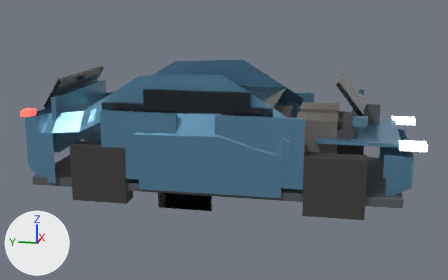
The glTF model assets/models/compact_crossover_lod.glb as it was, and as the next commit left it.
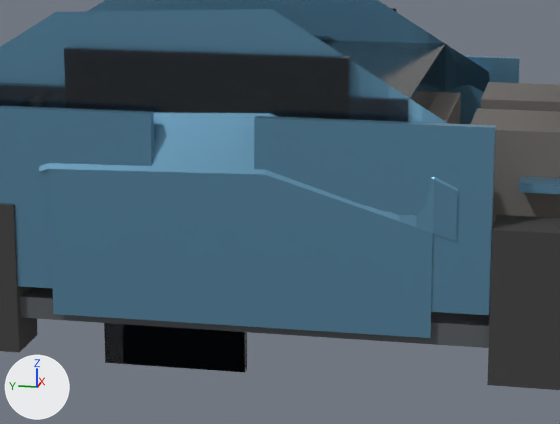
Old and new are each drawn whole from a camera (50 mm lens) standing at (-7.89, -1.6, 2.61) and looking at (0.0, -0.03, 0.64) and again close up on the part from 27% to 74% of the width and 25% to 82% of the height. Arrows for +X, +Y and +Z are at lower left; the lights stay in place. The older version's two pictures come first. Where no turn or scale is listed for an object, it has been applied to the vertices.

The older version as bpy lines, for what is in view:
```python
me_seat_l = bpy.data.meshes.new('seat_l')
me_seat_l.from_pydata(...)  # 98 vertices, 192 faces; spans x -0.24..0.24, y -0.25..0.25, z -0.25..0.25
me_seat_l.materials.append(mat_seat)  # grey #6f6c69
me_window_fl_mesh = bpy.data.meshes.new('window_fl_mesh')
me_window_fl_mesh.from_pydata(...)  # 98 vertices, 192 faces; spans x -0.015..0.015, y -0.375..0.375, z -0.15..0.15
me_window_fl_mesh.materials.append(mat_glass)  # greyish blue #3f4b55
me_window_fr_mesh = bpy.data.meshes.new('window_fr_mesh')
me_window_fr_mesh.from_pydata(...)  # 98 vertices, 192 faces; spans x -0.015..0.015, y -0.375..0.375, z -0.15..0.15
me_window_fr_mesh.materials.append(mat_glass)  # greyish blue #3f4b55
me_window_rl_mesh = bpy.data.meshes.new('window_rl_mesh')
me_window_rl_mesh.from_pydata(...)  # 98 vertices, 192 faces; spans x -0.015..0.015, y -0.325..0.325, z -0.15..0.15
me_window_rl_mesh.materials.append(mat_glass)  # greyish blue #3f4b55
me_window_rr_mesh = bpy.data.meshes.new('window_rr_mesh')
me_window_rr_mesh.from_pydata(...)  # 98 vertices, 192 faces; spans x -0.015..0.015, y -0.325..0.325, z -0.15..0.15
me_window_rr_mesh.materials.append(mat_glass)  # greyish blue #3f4b55
ob_seat_l = bpy.data.objects.new('seat_l', me_seat_l)
ob_seat_l.location = (0.36, -1.26, 0.83)
ob_window_fl_mesh = bpy.data.objects.new('window_fl_mesh', me_window_fl_mesh)
ob_window_fl_mesh.location = (-0.01, 0.525, -0.22)
ob_window_fr_mesh = bpy.data.objects.new('window_fr_mesh', me_window_fr_mesh)
ob_window_fr_mesh.location = (0.01, 0.525, -0.22)
ob_window_rl_mesh = bpy.data.objects.new('window_rl_mesh', me_window_rl_mesh)
ob_window_rl_mesh.location = (-0.01, 0.475, -0.22)
ob_window_rr_mesh = bpy.data.objects.new('window_rr_mesh', me_window_rr_mesh)
ob_window_rr_mesh.location = (0.01, 0.475, -0.22)
# also in view: 'body_mesh' at (0.0, 0.0, 0.91); 'cab_mesh' at (0.0, 0.29, 0.9); 'seat_r' at (-0.36, -1.26, 0.83); 'frunk_mesh' at (0.0, -1.75, 0.85); 'tire_fr' at (-0.82, -1.51, 0.36)
```
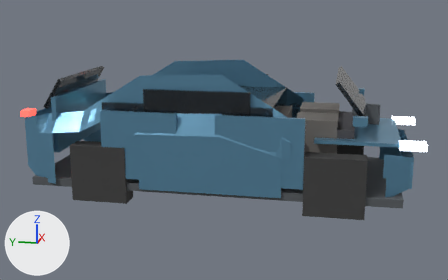
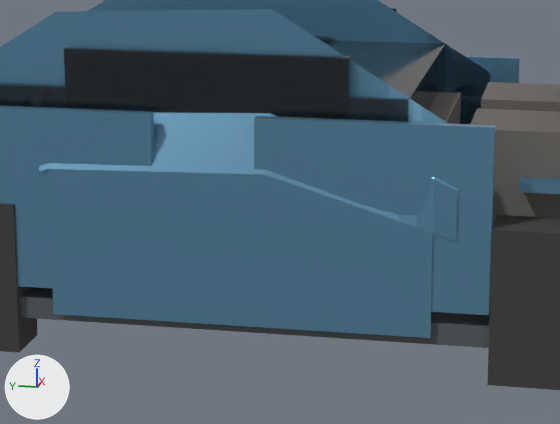
What differs and where, as boxes [x1, y1, x2, y2] in the close-ups (560 x 424 px):
'window_fl_mesh', moved: before [104, 323, 246, 372]; after [452, 74, 491, 124]
'window_rl_mesh', moved (not visible afterwards): before [123, 324, 246, 372]

The change in detail:
Object 'window_fl_mesh' (ob_window_fl_mesh) moves from (-0.01, 0.525, -0.22) to (0.9, -0.625, 0.92).
Object 'window_fr_mesh' (ob_window_fr_mesh) moves from (0.01, 0.525, -0.22) to (-0.9, -0.625, 0.92).
Object 'window_rl_mesh' (ob_window_rl_mesh) moves from (-0.01, 0.475, -0.22) to (0.9, 0.845, 0.92).
Object 'window_rr_mesh' (ob_window_rr_mesh) moves from (0.01, 0.475, -0.22) to (-0.9, 0.845, 0.92).
